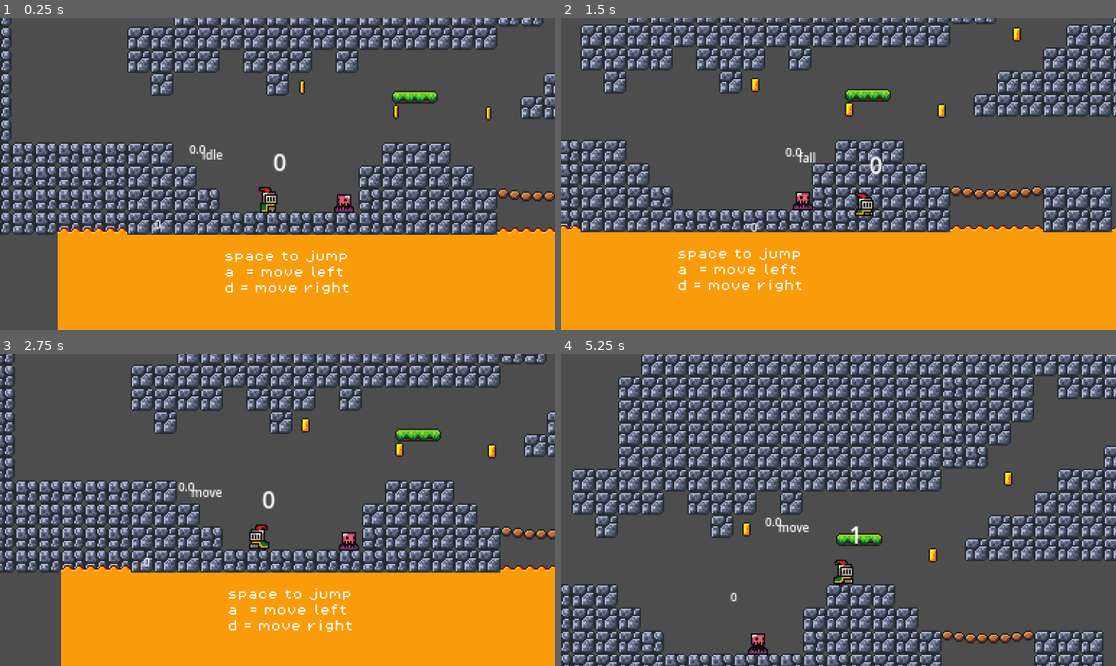
Above: before the commit, frames 1-4 (two rows, left to right).
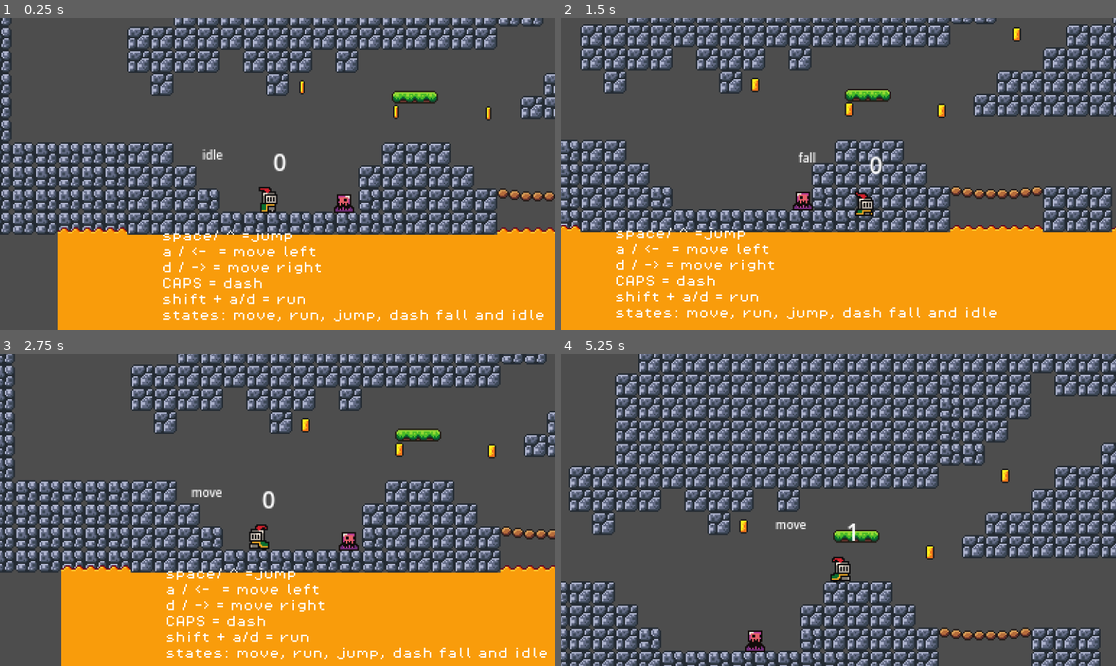
Above: after the commit, the same moments.

Repository: BIGO0o/Gold-1
Game: Godot game, scene res://Scenes/game.tscn
Two runs of this game, one before a commit and one after it. Both use one fixed random seed, a clock stepped at 60 frames per second and the inputs below.
Inputs:
- Up to frame 1 (0.25 s): no input
- Up to frame 2 (1.5 s): hold Caps Lock (dash) 0.53-1.28 s; hold D (move_right) from 0.53 s (still down); tap Space (jump) at 0.77, 1.07 s; tap Shift (run) at 0.8, 1.35 s
- Up to frame 3 (2.75 s): tap Space (jump) at 1.52, 1.55, 1.82, 2.1 s; release D (move_right) at 2.03 s; hold A (move_left) from 2.03 s (still down); hold Caps Lock (dash) from 2.03 s (still down)
- Up to frame 4 (5.25 s): release A (move_left) at 2.78 s; release Caps Lock (dash) at 2.78 s; hold D (move_right) 2.78-4.28 s; tap Caps Lock (dash) at 2.85, 4.35 s; tap Space (jump) at 3.02, 3.32, 3.77, 3.8, 4.07, 4.52, 4.82 s; tap Shift (run) at 3.05 s; hold Shift (run) 3.53-4.28 s; hold A (move_left) 4.28-5.03 s; hold D (move_right) from 5.03 s (still down); hold Shift (run) from 5.03 s (still down)

The runs differ from the first frame. In frame 1, 2.3% of the frame differs, in the area x 27-98%, y 40-98%; in frame 2, 2.3%; in frame 3, 2.2%; in frame 4, 45%, in the area x 0-100%, y 0-100%.

Commit message:
clean up

Diff:
--- a/Scenes/game.gd
+++ b/Scenes/game.gd
@@ -1,4 +1,4 @@
 extends Node
 
 func _process(delta: float) -> void:
-	##print(Engine.get_frames_per_second())
+	print("FPS: " + str(Engine.get_frames_per_second()))
--- a/Scenes/game.tscn
+++ b/Scenes/game.tscn
@@ -1,6 +1,7 @@
-[gd_scene load_steps=18 format=4 uid="uid://ck8im0uaqjiki"]
+[gd_scene load_steps=19 format=4 uid="uid://ck8im0uaqjiki"]
 
 [ext_resource type="PackedScene" uid="uid://btfei6t8fvvpo" path="res://player/Player.tscn" id="1_7obu2"]
+[ext_resource type="Script" uid="uid://cnlbe4a4i1ugj" path="res://Scenes/game.gd" id="1_ldgsr"]
 [ext_resource type="Texture2D" uid="uid://wblfy2p6k3i" path="res://brackeys_platformer_assets/sprites/world_tileset.png" id="3_7ewx5"]
 [ext_resource type="PackedScene" uid="uid://dopqqsvfudwhi" path="res://Scenes/platform_dark.tscn" id="3_ffamx"]
 [ext_resource type="PackedScene" uid="uid://c3ogi10gtxmb0" path="res://Scenes/platform.tscn" id="4_yrayt"]
@@ -377,6 +378,7 @@
 distance = -33.0
 
 [node name="Game" type="Node"]
+script = ExtResource("1_ldgsr")
 
 [node name="Voorgrond" type="TileMapLayer" parent="."]
 position = Vector2(-1, -14)
@@ -407,15 +409,18 @@
 autoplay = "new_animation"
 
 [node name="Label" type="Label" parent="."]
-offset_left = -30.0
-offset_top = 13.0
-offset_right = 82.0
-offset_bottom = 88.0
+offset_left = -73.0
+offset_top = -1.0
+offset_right = 192.0
+offset_bottom = 74.0
 theme_override_fonts/font = ExtResource("8_vjbuc")
 theme_override_font_sizes/font_size = 8
-text = "space to jump
-a  = move left
-d = move right"
+text = "space/ ^ =jump
+a / <-  = move left
+d / -> = move right
+CAPS = dash
+shift + a/d = run
+states: move, run, jump, dash fall and idle"
 
 [node name="Slimes" type="Node" parent="."]
 
--- a/player/Player.tscn
+++ b/player/Player.tscn
@@ -11,8 +11,6 @@
 [ext_resource type="Script" uid="uid://chf4et4nd11mc" path="res://player/labelState/labelCurrState.gd" id="8_calpy"]
 [ext_resource type="Script" uid="uid://bkxdr8wos2s3v" path="res://player/States/doublejump.gd" id="9_dto26"]
 [ext_resource type="Script" uid="uid://b7xfm60v7qkrk" path="res://player/States/dash.gd" id="10_ymcuy"]
-[ext_resource type="Script" uid="uid://dtl83kxefofiq" path="res://player/labelState/labeljumps.gd" id="11_vawm7"]
-[ext_resource type="Script" uid="uid://8a1dxrdrja65" path="res://player/labelState/label_is_on_wall.gd" id="12_58dup"]
 [ext_resource type="Script" uid="uid://g83e6molc6sl" path="res://player/coins_counter.gd" id="12_f232e"]
 
 [sub_resource type="Curve" id="Curve_aniqv"]
@@ -408,28 +406,12 @@
 move_state = NodePath("../move")
 animation_name = "dash"
 
-[node name="jumpCounter" type="Label" parent="."]
-offset_left = -79.0
-offset_top = 14.0
-offset_right = -39.0
-offset_bottom = 37.0
-theme_override_font_sizes/font_size = 8
-script = ExtResource("11_vawm7")
-
 [node name="coinsCounter" type="Label" parent="."]
 offset_left = 3.0
 offset_top = -35.0
 offset_right = 43.0
 offset_bottom = -12.0
 script = ExtResource("12_f232e")
-
-[node name="IsOnWall" type="Label" parent="."]
-offset_left = -55.0
-offset_top = -38.0
-offset_right = -15.0
-offset_bottom = -15.0
-theme_override_font_sizes/font_size = 8
-script = ExtResource("12_58dup")
 
 [node name="Label" type="Label" parent="."]
 offset_left = -46.0
--- a/player/States/dash.gd
+++ b/player/States/dash.gd
@@ -44,7 +44,6 @@
 	if current_distance >= parent.dash_max_distance or parent.is_on_wall():
 		parent.velocity.y += gravity * delta
 		if parent.velocity.y > 0: ## if veloctity y is negative
-			print("fall state")
 			return fall_state ## enter falling state
 
 	else:
--- a/player/States/doublejump.gd
+++ b/player/States/doublejump.gd
@@ -20,9 +20,7 @@
 
 func process_input(event: InputEvent) -> State:
 	if Input.is_action_pressed("dash") and dash_state.magDash(): ## input is left or right?
-		print("dash state")
 		return dash_state
-
 	return null
 
 ## handles physics processing for the state
@@ -39,7 +37,6 @@
 
 	## transition to fall state
 	if parent.velocity.y > 0: ## if veloctity y is negative
-		print("fall state")
 		return fall_state ## enter falling state
 
 	## calculate horizontal x as movement
@@ -55,7 +52,6 @@
 
 	## transition to movement state
 	if movement != 0: ## if the movement is 1 : move to right
-		print("Run state")
 		parent.animations.flip_h = movement < 0 ## check need to flip animation: 1 < 0 == false but -1 < 0: true
 	parent.velocity.x = movement ## update the horizontal movement of the parent
 	parent.move_and_slide() ## moves the parent object based on its velocity and handles collision
--- a/player/States/fall.gd
+++ b/player/States/fall.gd
@@ -15,14 +15,11 @@
 func process_input(event: InputEvent) -> State:
 	if Input.is_action_just_pressed("jump") and parent.coyoteTimer.time_left >0 and PlayerStats.doubleJump<1:
 		PlayerStats.doubleJump+=1
-		print("jump")
 		return jump_state
 	if Input.is_action_just_pressed('jump') and not parent.is_on_floor() and PlayerStats.doubleJump<2 and parent.doubleJump:
 		PlayerStats.doubleJump+=1
-		print("double jump state")
 		return doublejump_state
 	if Input.is_action_pressed("dash") and dash_state.magDash(): ## input is left or right?
-		print("dash state")
 		return dash_state
 	return null
 
@@ -47,7 +44,6 @@
 	if parent.is_on_floor():
 		PlayerStats.doubleJump=0
 		if movement != 0:
-			print("move state")
 			return move_state
 		return idle_state
 	return null
--- a/player/States/idle.gd
+++ b/player/States/idle.gd
@@ -20,17 +20,13 @@
 ## handles input events and determines if the state should transition to another state based on player input
 func process_input(event: InputEvent) -> State:
 	if Input.is_action_just_pressed("dash") and dash_state.magDash():
-		print("dash")
 		return dash_state
 	if Input.is_action_just_pressed('jump') and parent.is_on_floor(): ## check if input is jump + not on the floor
-		print("Jump state")
 		PlayerStats.doubleJump+=1
 		return jump_state ## transition to new state: Jump_state
 	if (Input.is_action_just_pressed('move_left') or Input.is_action_just_pressed('move_right')) and not Input.is_action_pressed("run"): ## input is left or right?
-		print("move state")
 		return move_state ## transition to new state: move_state
 	if (Input.is_action_just_pressed('move_left') or Input.is_action_just_pressed('move_right')) and Input.is_action_pressed("run"): ## input is left or right?
-		print("run state")
 		return run_state ## transition to new state: dash_state
 	return null
 
@@ -41,6 +37,5 @@
 	parent.move_and_slide() ## moves the parent object based on its velocity and handles collision (walls / floors)
 
 	if !parent.is_on_floor(): ## if parent not on the floor
-		print("Fall state")
 		return fall_state ## returns fall state
 	return null
--- a/player/States/jump.gd
+++ b/player/States/jump.gd
@@ -24,10 +24,8 @@
 	if Input.is_action_just_pressed('jump') and not parent.is_on_floor() and PlayerStats.doubleJump < 2 and parent.doubleJump:
 		PlayerStats.doubleJump+=1
 		print(PlayerStats.doubleJump)
-		print("double jump state")
 		return doublejump_state
 	if Input.is_action_pressed("dash") and dash_state.magDash(): ## input is left or right?
-		print("dash state")
 		return dash_state
 
 	return null
@@ -47,7 +45,6 @@
 
 	## transition to fall state
 	if parent.velocity.y > 0: ## if veloctity y is negative
-		print("fall state")
 		return fall_state ## enter falling state
 
 	## calculate horizontal x as movement
@@ -71,7 +68,6 @@
 	if parent.is_on_floor():
 		PlayerStats.doubleJump=0
 		if movement != 0:
-			print("run")
 			return move_state ## transitio to move_state
 		return idle_state ## transition to idle state
 
--- a/player/States/move.gd
+++ b/player/States/move.gd
@@ -15,13 +15,10 @@
 func process_input(event: InputEvent) -> State:
 	if Input.is_action_just_pressed('jump') and (parent.is_on_floor() or parent.coyoteTimer.time_left >0):
 		PlayerStats.doubleJump+=1
-		print("jump state")
 		return jump_state
 	if Input.is_action_pressed("run") and (Input.is_action_pressed("move_left") or Input.is_action_pressed("move_right")): ## input is left or right?
-		print("run state")
 		return run_state ## transition to new state: dash
 	if Input.is_action_pressed("dash") and dash_state.magDash(): ## input is left or right?
-		print("dash state")
 		return dash_state ##
 
 	return null
@@ -31,7 +28,6 @@
 	var movement = Input.get_axis('move_left', 'move_right') * parent.move_force
 
 	if movement == 0:
-		print("IDLE state")
 		return idle_state
 
 	if movement < 0:
@@ -48,6 +44,5 @@
 
 	if !parent.is_on_floor():
 		parent.coyoteTimer.start(parent.coyoteTimerLenght)
-		print("FALL state")
 		return fall_state
 	return null
--- a/player/States/run.gd
+++ b/player/States/run.gd
@@ -13,7 +13,6 @@
 
 func process_input(event: InputEvent) -> State:
 	if Input.is_action_just_pressed('jump') and parent.is_on_floor():
-		print("jump state")
 		return jump_state
 	return null
 
@@ -22,10 +21,9 @@
 
 	parent.velocity.y += gravity * delta
 
-	var movement = Input.get_axis('move_left', 'move_right') * parent.move_force
+	var movement = Input.get_axis('move_left', 'move_right') * parent.move_force *1.25
 
 	if movement == 0:
-		print("IDLE state")
 		return idle_state
 
 	if movement < 0:
@@ -38,10 +36,8 @@
 	parent.move_and_slide()
 
 	if !Input.is_action_pressed('run'):
-		print("move state")
 		return move_state
 
 	if !parent.is_on_floor():
-		print("FALL state")
 		return fall_state
 	return null
--- a/player/player.gd
+++ b/player/player.gd
@@ -41,15 +41,12 @@
 
 
 func _ready() -> void:
-	# Initialize the state machine, passing a reference of the player to the states,
-	# that way they can move and react accordingly
 	state_machine.init(self)
 
 func _unhandled_input(event: InputEvent) -> void:
 	state_machine.process_input(event)
 
 func _physics_process(delta: float) -> void:
-	print(coyoteTimer.time_left)
 	state_machine.process_physics(delta)
 
 func _process(delta: float) -> void:
--- a/project.godot
+++ b/project.godot
@@ -22,6 +22,7 @@
 [display]
 
 window/size/mode=1
+window/vsync/vsync_mode=0
 
 [input]
 
Not shown: 1 places in player/Player.tscn that only renumber resources
